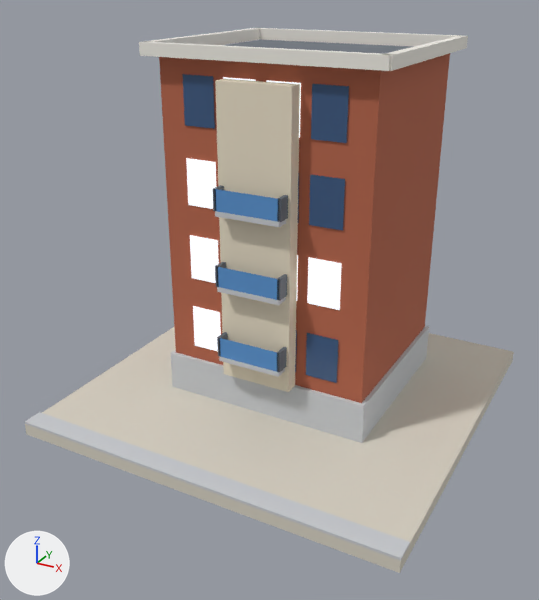
Two versions of the glTF model public/models/v2/05_lod1.glb, one commit apart.
Camera for both pictures: a 50 mm camera at (0.788, -1.55, 1.038) aimed at (-0.019, -0.083, 0.304). The lights are fixed; the arrows at lower left show +X, +Y and +Z. The picture after the commit comes second. Vertices at exactly the same position are counted once.

Names of what the first picture shows: 'b05_v2_lod1'.
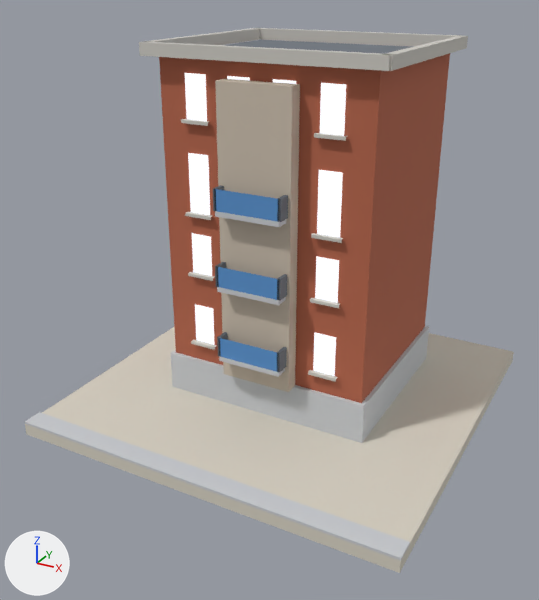
What differs and where, as boxes [x1, y1, x2, y2] in the pictures (539 x 600 px):
'b05_v2_lod1', surface changed, reshaped
    both: [25, 28, 514, 573]
part 1 of me_b05_v2_lod1, rebuilt
    before: [266, 80, 301, 138]
    after: [273, 79, 296, 84]
part 2 of me_b05_v2_lod1, rebuilt (30% narrower, 10% shorter)
    before: [190, 235, 219, 283]
    after: [192, 233, 212, 276]
part 3 of me_b05_v2_lod1, rebuilt (27% narrower, 12% shorter)
    before: [306, 333, 338, 383]
    after: [313, 332, 336, 376]
part 4 of me_b05_v2_lod1, rebuilt (31% narrower, 10% shorter)
    before: [311, 84, 349, 143]
    after: [320, 83, 346, 136]
part 5 of me_b05_v2_lod1, rebuilt (not visible afterwards)
    before: [296, 255, 298, 301]
part 6 of me_b05_v2_lod1, rebuilt (not visible afterwards)
    before: [298, 173, 299, 223]
part 7 of me_b05_v2_lod1, rebuilt (31% narrower, 11% shorter)
    before: [307, 257, 342, 310]
    after: [315, 256, 339, 303]
part 8 of me_b05_v2_lod1, rebuilt (27% narrower, 21% taller)
    before: [309, 175, 345, 231]
    after: [317, 170, 343, 238]
part 9 of me_b05_v2_lod1, rebuilt (26% narrower, 21% taller)
    before: [186, 158, 216, 209]
    after: [188, 153, 210, 215]
part 10 of me_b05_v2_lod1, rebuilt (32% narrower, 12% shorter)
    before: [182, 74, 215, 129]
    after: [185, 73, 207, 121]
part 11 of me_b05_v2_lod1, rebuilt
    before: [223, 77, 256, 81]
    after: [227, 76, 250, 81]
part 12 of me_b05_v2_lod1, rebuilt (28% narrower, 11% shorter)
    before: [193, 306, 221, 352]
    after: [195, 304, 215, 345]
part 13 of me_b05_v2_lod1, added
    after: [191, 340, 338, 382]
part 14 of me_b05_v2_lod1, added
    after: [188, 272, 340, 308]
part 15 of me_b05_v2_lod1, added
    after: [185, 212, 343, 243]
part 16 of me_b05_v2_lod1, added
    after: [181, 119, 347, 141]

What changed in the scene script:
```text
Change mat_white:
    where n2 = _N.new('ShaderNodeMix'); n2.name = 'Mix'
    n2.inputs[7].default_value: (0.88, 0.855, 0.791, 1.0) -> (0.617, 0.597, 0.552, 1.0)  # 'B', white #f1eee6 -> 'B', light grey #cecbc4
Change mat_wall_cream:
    where n2 = _N.new('ShaderNodeMix'); n2.name = 'Mix'
    n2.inputs[7].default_value: (0.823, 0.738, 0.578, 1.0) -> (0.604, 0.521, 0.423, 1.0)  # 'B', pale yellow #eadfc8 -> 'B', light grey #ccbfae
Add mat_glow_window_res:
    mat_glow_window_res = bpy.data.materials.new('glow_window_res')
    # nodes: BsdfPrincipled, Mix, OutputMaterial, VertexColor
    # colours: blue #3d5a82, mixed with the vertex colours
Change me_b05_v2_lod1:
    remove me_b05_v2_lod1.from_pydata(...)  # 212 vertices, 218 faces; spans x -0.48..0.48, y -0.48..0.48, z 0.0..0.898
    add me_b05_v2_lod1.from_pydata(...)  # 308 vertices, 282 faces; spans x -0.48..0.48, y -0.48..0.48, z 0.0..0.898
    me_b05_v2_lod1 part 1: the loose piece of 4 vertices spanning x 0.013..0.092, y -0.153, z 0.722..0.833 is rebuilt with 4 vertices and now spans x 0.027..0.082, y -0.153, z 0.736..0.836, in mat_glow_window_res
    me_b05_v2_lod1 part 2: the loose piece of 4 vertices spanning x -0.197..-0.118, y -0.153, z 0.352..0.463 is rebuilt with 4 vertices and now spans x -0.192..-0.137, y -0.153, z 0.369..0.469, in mat_glow_window_res
    me_b05_v2_lod1 part 3: the loose piece of 4 vertices spanning x 0.118..0.197, y -0.153, z 0.167..0.278 is rebuilt with 4 vertices and now spans x 0.137..0.192, y -0.153, z 0.184..0.284, in mat_glow_window_res
    me_b05_v2_lod1 part 4: the loose piece of 4 vertices spanning x 0.118..0.197, y -0.153, z 0.722..0.833 is rebuilt with 4 vertices and now spans x 0.137..0.192, y -0.153, z 0.736..0.836, in mat_glow_window_res
    me_b05_v2_lod1 part 5: the loose piece of 4 vertices spanning x 0.013..0.092, y -0.153, z 0.352..0.463 is rebuilt with 4 vertices and now spans x 0.027..0.082, y -0.153, z 0.369..0.469, in mat_glow_window_res
    me_b05_v2_lod1 part 6: the loose piece of 4 vertices spanning x 0.013..0.092, y -0.153, z 0.537..0.648 is rebuilt with 4 vertices and now spans x 0.027..0.082, y -0.153, z 0.52..0.661, in mat_glow_window_res
    me_b05_v2_lod1 part 7: the loose piece of 4 vertices spanning x 0.118..0.197, y -0.153, z 0.352..0.463 is rebuilt with 4 vertices and now spans x 0.137..0.192, y -0.153, z 0.369..0.469, in mat_glow_window_res
    me_b05_v2_lod1 part 8: the loose piece of 4 vertices spanning x 0.118..0.197, y -0.153, z 0.537..0.648 is rebuilt with 4 vertices and now spans x 0.137..0.192, y -0.153, z 0.52..0.661, in mat_glow_window_res
    me_b05_v2_lod1 part 9: the loose piece of 4 vertices spanning x -0.197..-0.118, y -0.153, z 0.537..0.648 is rebuilt with 4 vertices and now spans x -0.192..-0.137, y -0.153, z 0.52..0.661, in mat_glow_window_res
    me_b05_v2_lod1 part 10: the loose piece of 4 vertices spanning x -0.197..-0.118, y -0.153, z 0.722..0.833 is rebuilt with 4 vertices and now spans x -0.192..-0.137, y -0.153, z 0.736..0.836, in mat_glow_window_res
    me_b05_v2_lod1 part 11: the loose piece of 4 vertices spanning x -0.092..-0.013, y -0.153, z 0.722..0.833 is rebuilt with 4 vertices and now spans x -0.082..-0.027, y -0.153, z 0.736..0.836, in mat_glow_window_res
    me_b05_v2_lod1 part 12: the loose piece of 4 vertices spanning x -0.197..-0.118, y -0.153, z 0.167..0.278 is rebuilt with 4 vertices and now spans x -0.192..-0.137, y -0.153, z 0.184..0.284, in mat_glow_window_res
    me_b05_v2_lod1 part 13: 24 vertices added at x -0.2..0.2, y -0.163..-0.153, z 0.176..0.184
    me_b05_v2_lod1 part 14: 24 vertices added at x -0.2..0.2, y -0.163..-0.153, z 0.361..0.369
    me_b05_v2_lod1 part 15: 24 vertices added at x -0.2..0.2, y -0.163..-0.153, z 0.513..0.52
    me_b05_v2_lod1 part 16: 24 vertices added at x -0.2..0.2, y -0.163..-0.153, z 0.729..0.736
    other edits to the shape of me_b05_v2_lod1 do not show in these pictures
    remove me_b05_v2_lod1.materials.append(mat_glow_window)
    remove me_b05_v2_lod1.materials.append(mat_glass_dark)
    add me_b05_v2_lod1.materials.append(mat_glow_window_res)
```
